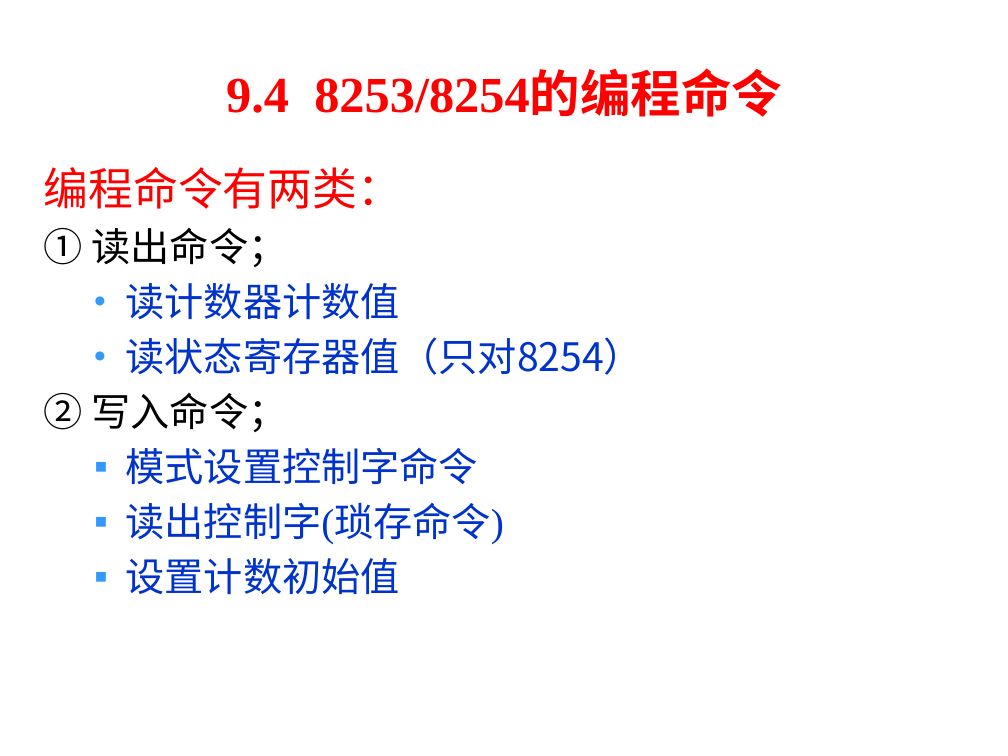
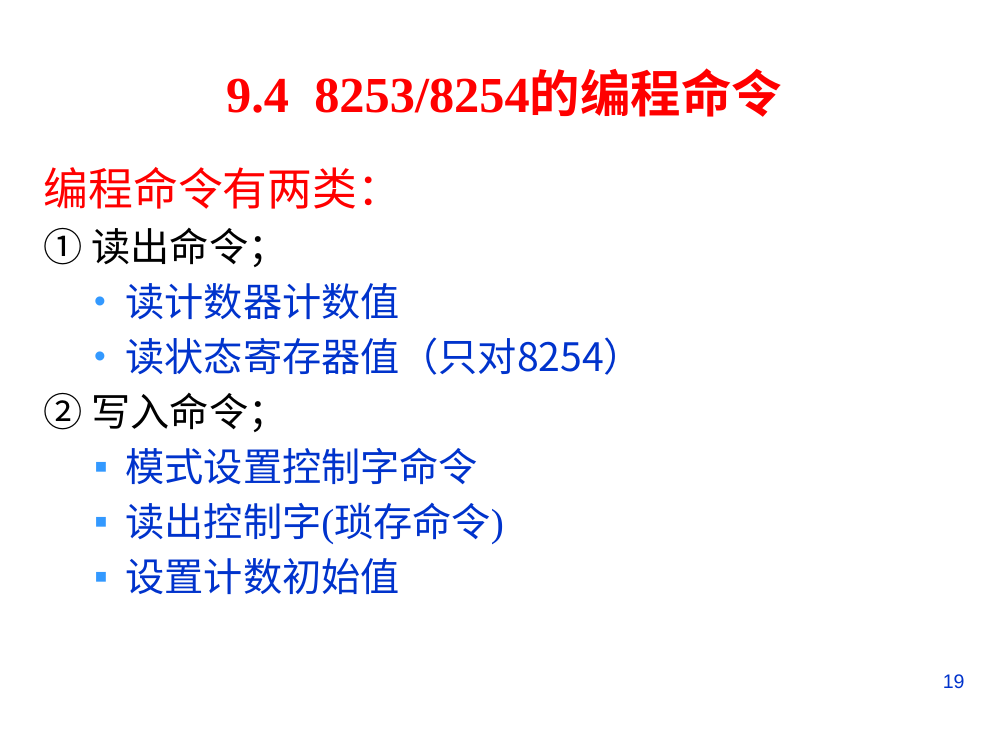
Before and after one commit to rshouc/Microcomputer, a slide deck: slide 19 of PPT/The Principle of Microcomputer/第九章 微机原理（计数器定时器8253).pptx. Drawn at 1008x756 pixels with LibreOffice and Linux fonts; fonts in the diff are those of the drawing; background and template pictures are left out. Boxes give left, top, right and bottom in pixels: in the first picture for what was removed or moved away, otherwise in the second. Text is boxed around its words. In the diff, an @@ line names an element or a change of style, - is before the commit and + after.

```diff
--- a/PPT/The Principle of Microcomputer/第九章 微机原理（计数器定时器8253).pptx
+++ b/PPT/The Principle of Microcomputer/第九章 微机原理（计数器定时器8253).pptx
@@ page number added at [943, 674, 965, 689], 14 pt, text #0033CC @@
+19
```
Also in this commit, not shown: 92 other slides changed, 1 other file.
